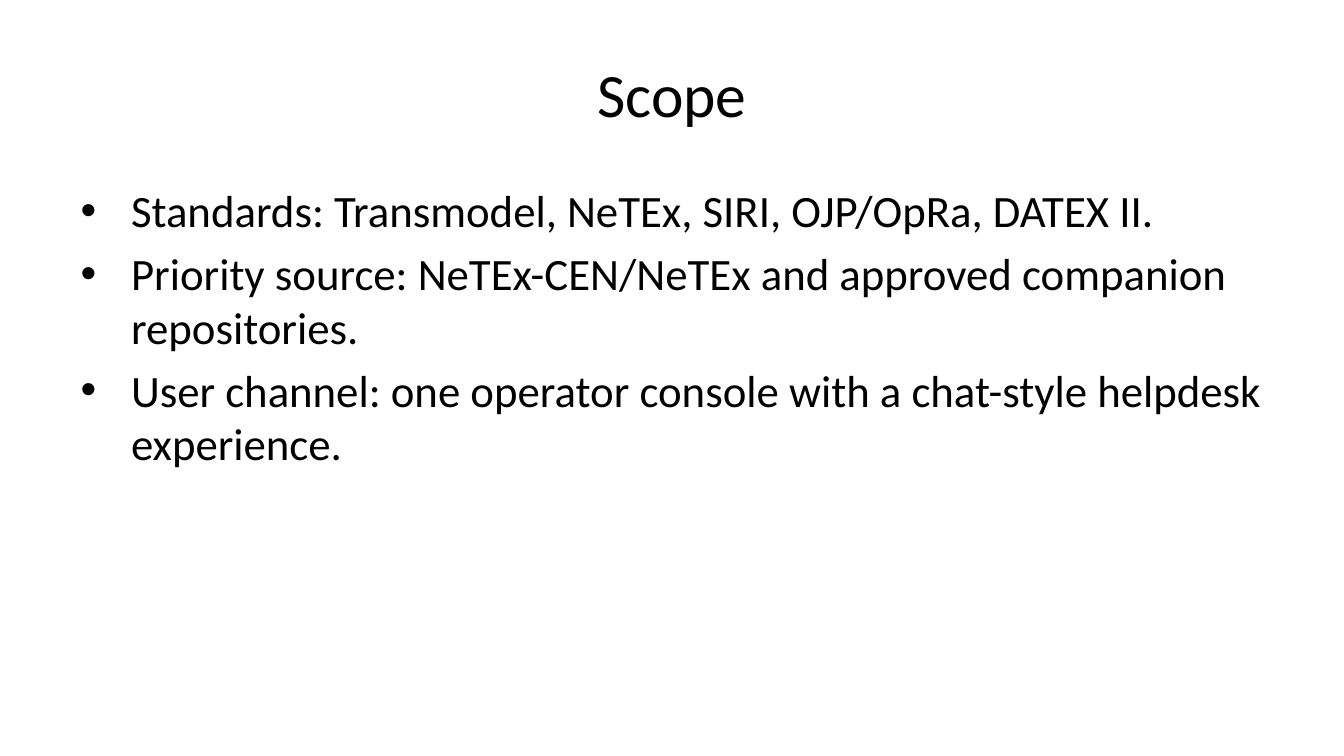
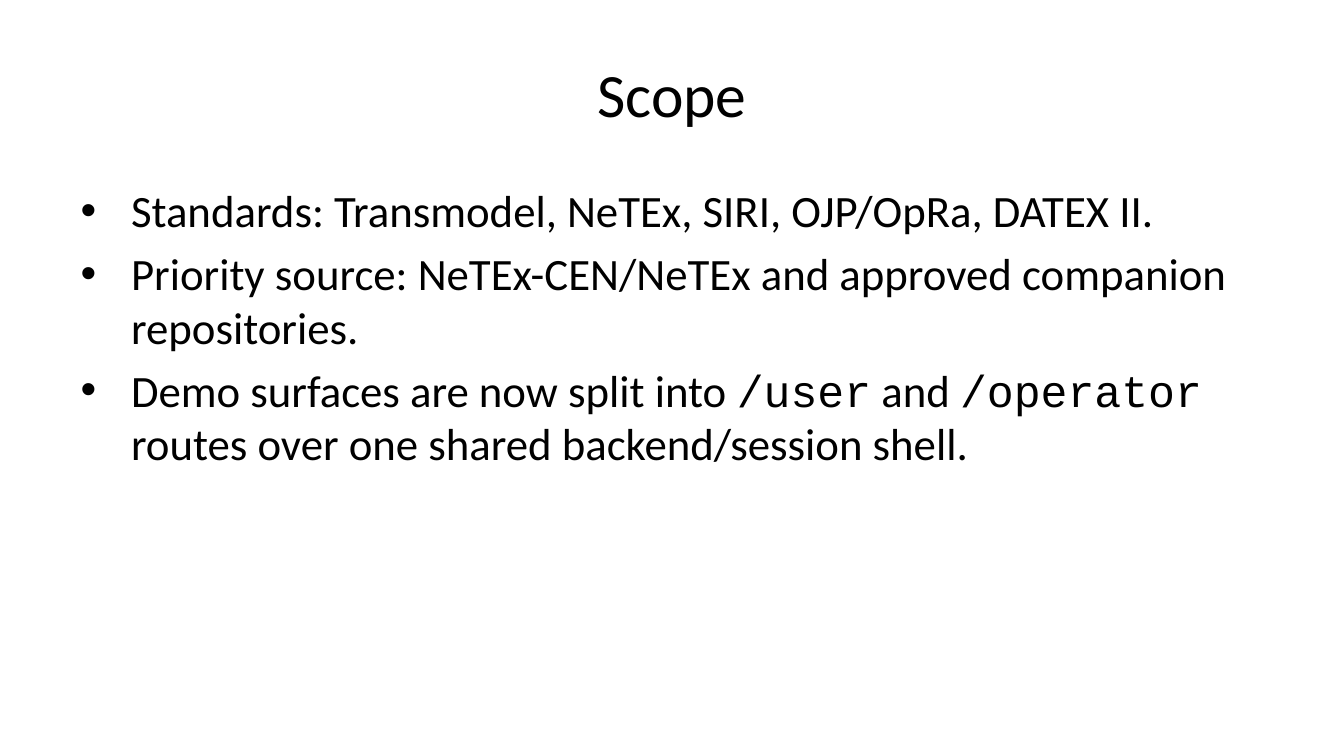
Before and after one commit to UM-KGPI/NapcoreHelpdesk, a slide deck: slide 4 of dist/napcore-helpdesk-presentation.pptx. Drawn at 1344x756 pixels with LibreOffice and Linux fonts; fonts in the diff are those of the drawing. Boxes give left, top, right and bottom in pixels: in the first picture for what was removed or moved away, otherwise in the second. Text is boxed around its words. In the diff, an @@ line names an element or a change of style, - is before the commit and + after.

Commit message:
Split demo routes and refresh presentation assets

```diff
--- a/dist/napcore-helpdesk-presentation.pptx
+++ b/dist/napcore-helpdesk-presentation.pptx
@@ text at <box>131,375,1202,462</box>: text changed @@
-• User channel: one operator console with a chat-style helpdesk experience.
+• Demo surfaces are now split into /user and /operator routes over one shared backend/session shell.
```
Also in this commit, not shown: 4 other slides changed, 1 slide removed, 29 other files.
